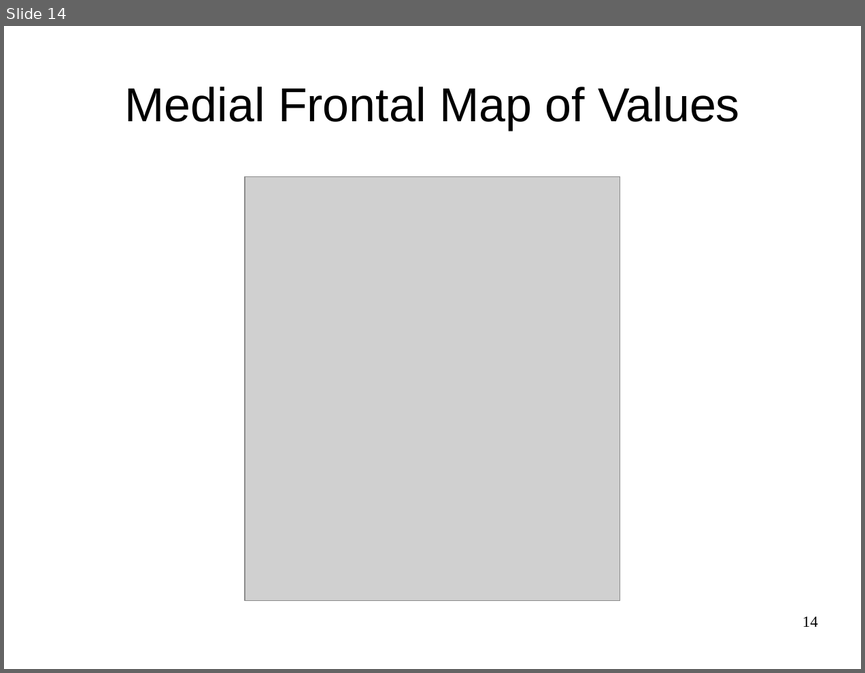
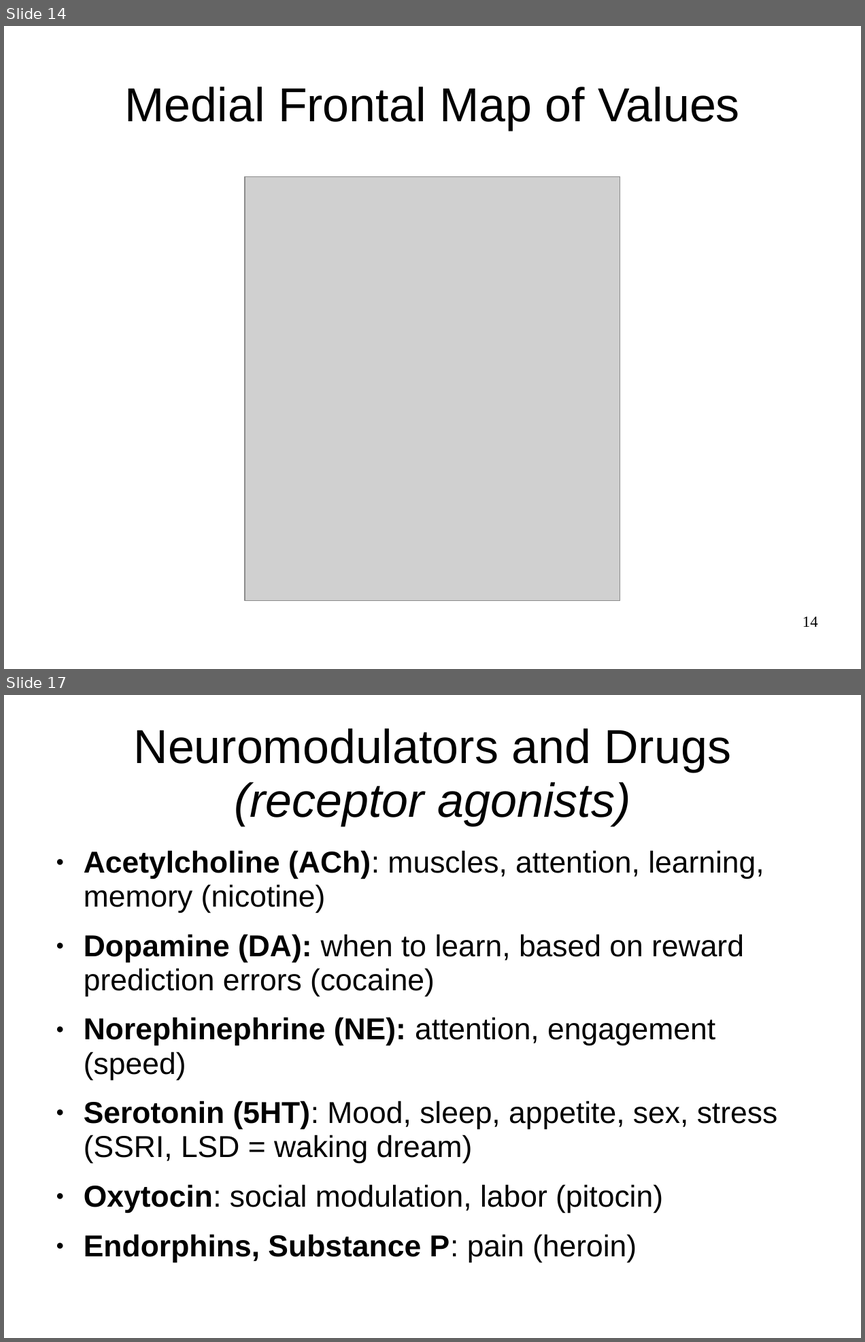
Before and after one commit to ccnlab/teaching, a slide deck: ccn/randy_slides/oreilly_ccn_brainareas.pptx. Shown one above the other, each under a label of ours: slide 14 before the commit, slides 14 and 17 after it; the slides between them are not shown. The pictures are 865x673 and 865x1342 pixels, drawn with LibreOffice and Linux fonts; fonts in the diff are those of the drawing; grey boxes stand for pictures; background and template pictures are left out. Boxes give left, top, right and bottom in pixels: in the first picture for what was removed or moved away, otherwise in the second. Text is boxed around its words. In the diff, an @@ line names an element or a change of style, - is before the commit and + after.

Commit message:
just have pptx and pdf versions, and updates to the learning chapter

```diff
--- a/ccn/randy_slides/oreilly_ccn_brainareas.pptx
+++ b/ccn/randy_slides/oreilly_ccn_brainareas.pptx
@@ slide 17 added at [4, 695, 861, 1338], background picture (left out) @@
@@ title added at [134, 728, 732, 826], 40 pt, text #000000 @@
+Neuromodulators and Drugs
+(receptor agonists)
@@ text added at [84, 850, 778, 1262], 25.4 pt, text #000000 @@
+● Acetylcholine (ACh): muscles, attention, learning, memory (nicotine)
+● Dopamine (DA): when to learn, based on reward prediction errors (cocaine)
+● Norephinephrine (NE): attention, engagement (speed)
+● Serotonin (5HT): Mood, sleep, appetite, sex, stress (SSRI, LSD = waking dream)
+● Oxytocin: social modulation, labor (pitocin)
+● Endorphins, Substance P: pain (heroin)
```
Also in this commit, not shown: 1 other slide added, 24 other files.
